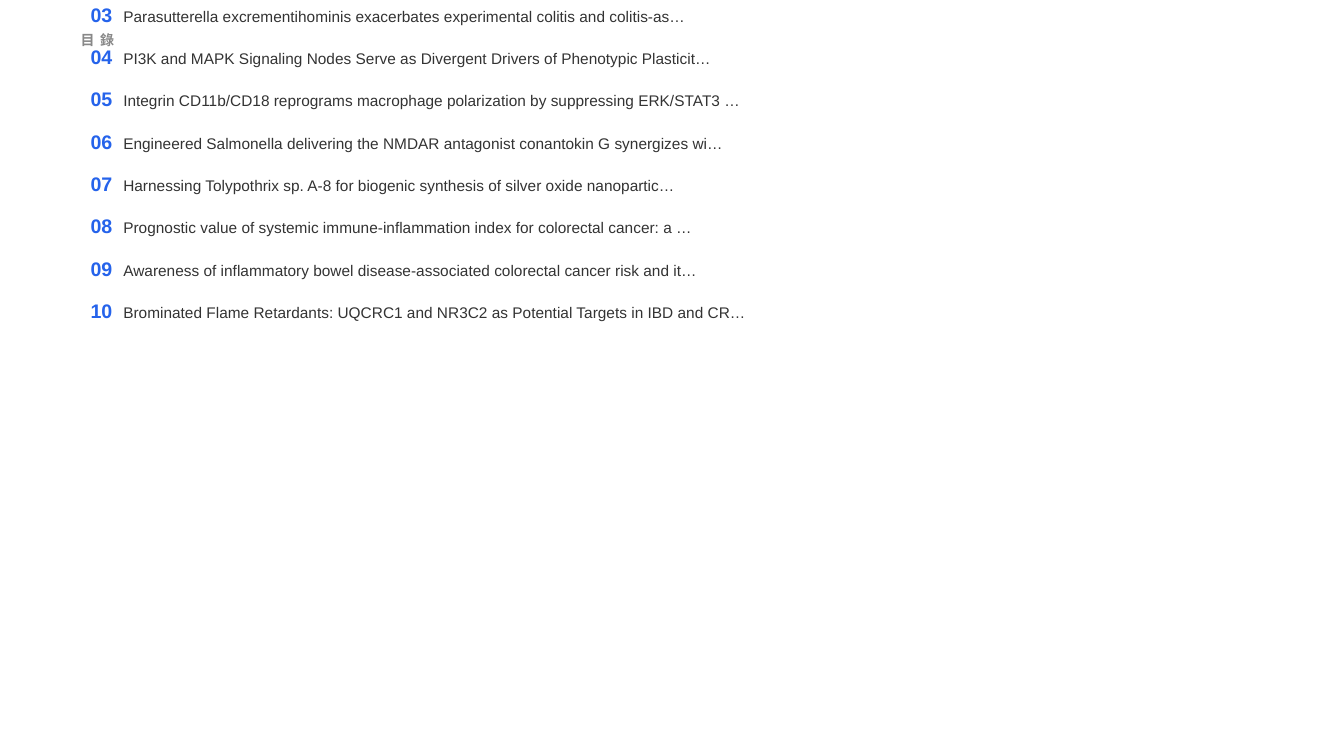
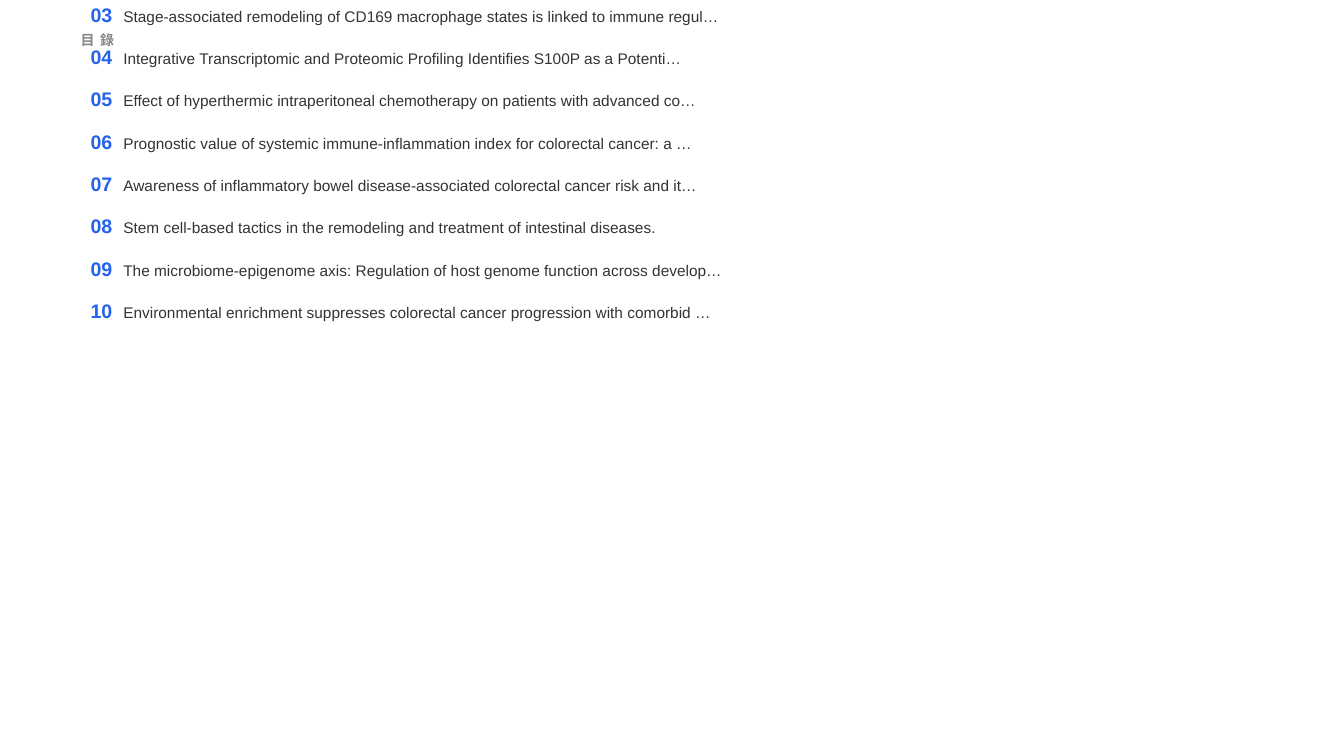
Before and after one commit to jejenhu-maker/colorectal-weekly-digest, a slide deck: slide 2 of docs/digest-zh.pptx. Drawn at 1344x756 pixels with LibreOffice and Linux fonts; fonts in the diff are those of the drawing. Boxes give left, top, right and bottom in pixels: in the first picture for what was removed or moved away, otherwise in the second. Text is boxed around its words. In the diff, an @@ line names an element or a change of style, - is before the commit and + after.

```diff
--- a/docs/digest-zh.pptx
+++ b/docs/digest-zh.pptx
@@ text at bbox=[91, 8, 721, 321]: text changed @@
-02 Extrinsic lipids are absorbed and accumulate in colorectal cancer.
-03 Parasutterella excrementihominis exacerbates experimental colitis and colitis-as…
-04 PI3K and MAPK Signaling Nodes Serve as Divergent Drivers of Phenotypic Plasticit…
-05 Integrin CD11b/CD18 reprograms macrophage polarization by suppressing ERK/STAT3 …
-06 Engineered Salmonella delivering the NMDAR antagonist conantokin G synergizes wi…
-07 Harnessing Tolypothrix sp. A-8 for biogenic synthesis of silver oxide nanopartic…
-08 Prognostic value of systemic immune-inflammation index for colorectal cancer: a …
-09 Awareness of inflammatory bowel disease-associated colorectal cancer risk and it…
-10 Brominated Flame Retardants: UQCRC1 and NR3C2 as Potential Targets in IBD and CR…
+02 Microbiome-Driven Carcinogenesis and Circulating Microbial Signals in Genitourin…
+03 Stage-associated remodeling of CD169 macrophage states is linked to immune regul…
+04 Integrative Transcriptomic and Proteomic Profiling Identifies S100P as a Potenti…
+05 Effect of hyperthermic intraperitoneal chemotherapy on patients with advanced co…
+06 Prognostic value of systemic immune-inflammation index for colorectal cancer: a …
+07 Awareness of inflammatory bowel disease-associated colorectal cancer risk and it…
+08 Stem cell-based tactics in the remodeling and treatment of intestinal diseases.
+09 The microbiome-epigenome axis: Regulation of host genome function across develop…
+10 Environmental enrichment suppresses colorectal cancer progression with comorbid …
```
Also in this commit, not shown: 11 other slides changed, 2 slides added, 2 slides removed, 2 other files.
